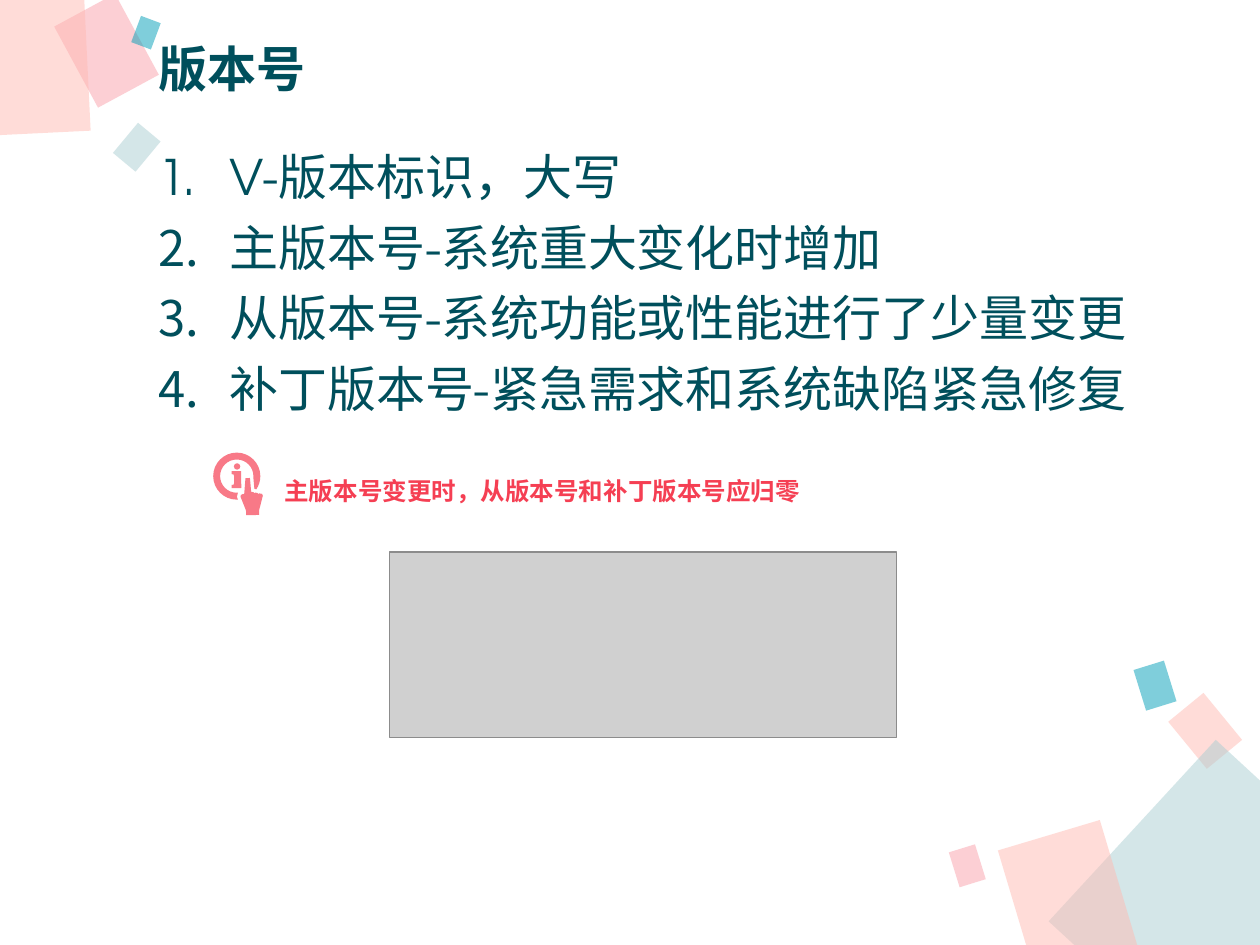
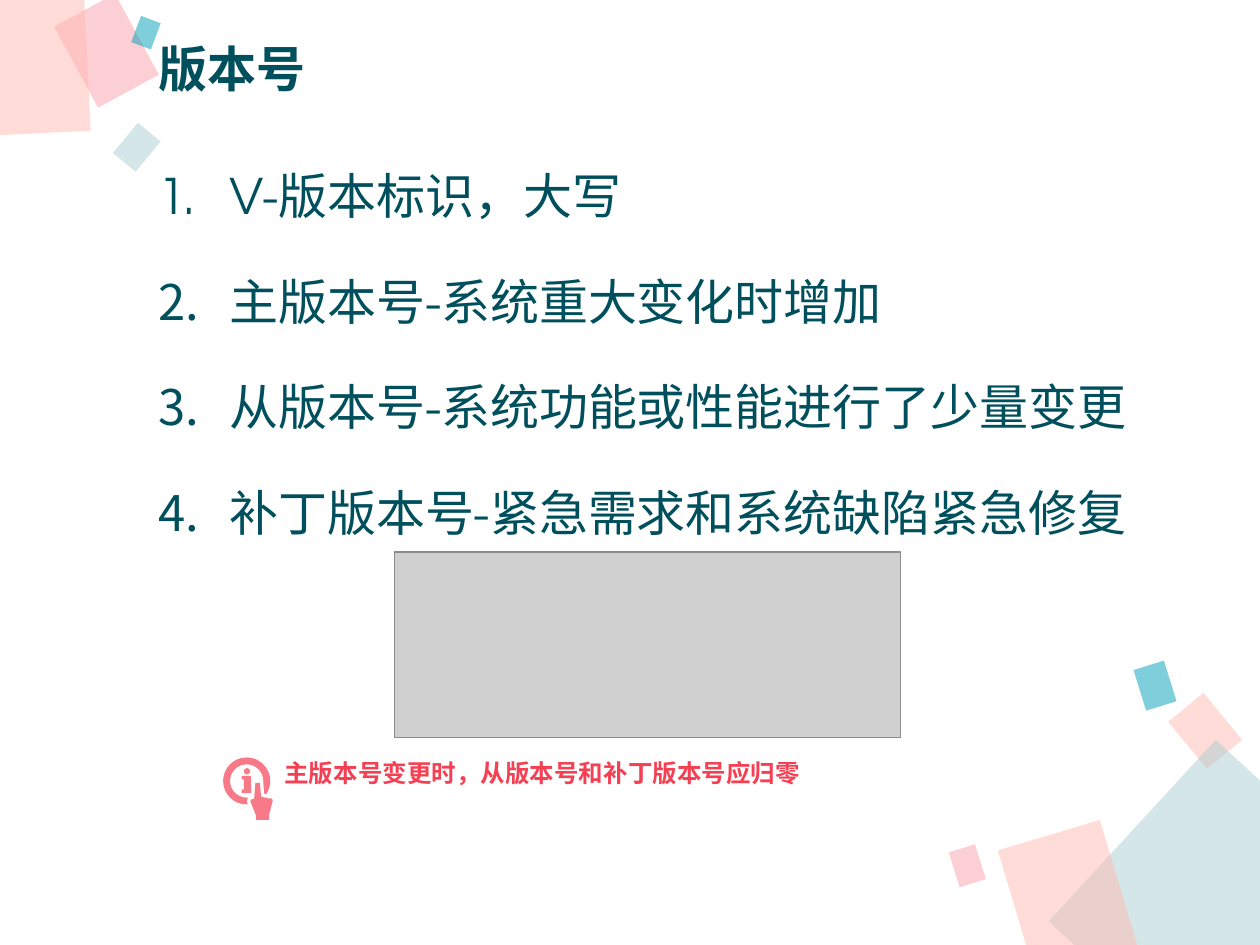
Before and after one commit to xianmomo/demo, a slide deck: slide 7 of 新员工入职指引/信息技术部版本构建及发布过程.pptx. Drawn at 1260x945 pixels with LibreOffice and Linux fonts; fonts in the diff are those of the drawing; grey boxes stand for pictures. Boxes give left, top, right and bottom in pixels: in the first picture for what was removed or moved away, otherwise in the second. Text is boxed around its words. In the diff, an @@ line names an element or a change of style, - is before the commit and + after.

Commit message:
modify 版本发布PPT

```diff
--- a/新员工入职指引/信息技术部版本构建及发布过程.pptx
+++ b/新员工入职指引/信息技术部版本构建及发布过程.pptx
@@ text "V-版本标识，大写": place and size @@
-text "V-版本标识，大写" at (229,153,1126,503)
+text "V-版本标识，大写" at (229,172,1126,785)
@@ text "V-版本标识，大写" at (229,172,1126,785): line spacing 0.9 to 1.5 @@
@@ picture: place and size @@
-picture at (389,552,896,737)
+picture at (394,552,901,737)
@@ freeform shape: place and size @@
-freeform shape at (213,452,262,515)
+freeform shape at (223,757,272,820)
```
Also in this commit, not shown: 8 other slides changed, 1 slide added, 1 slide removed.
